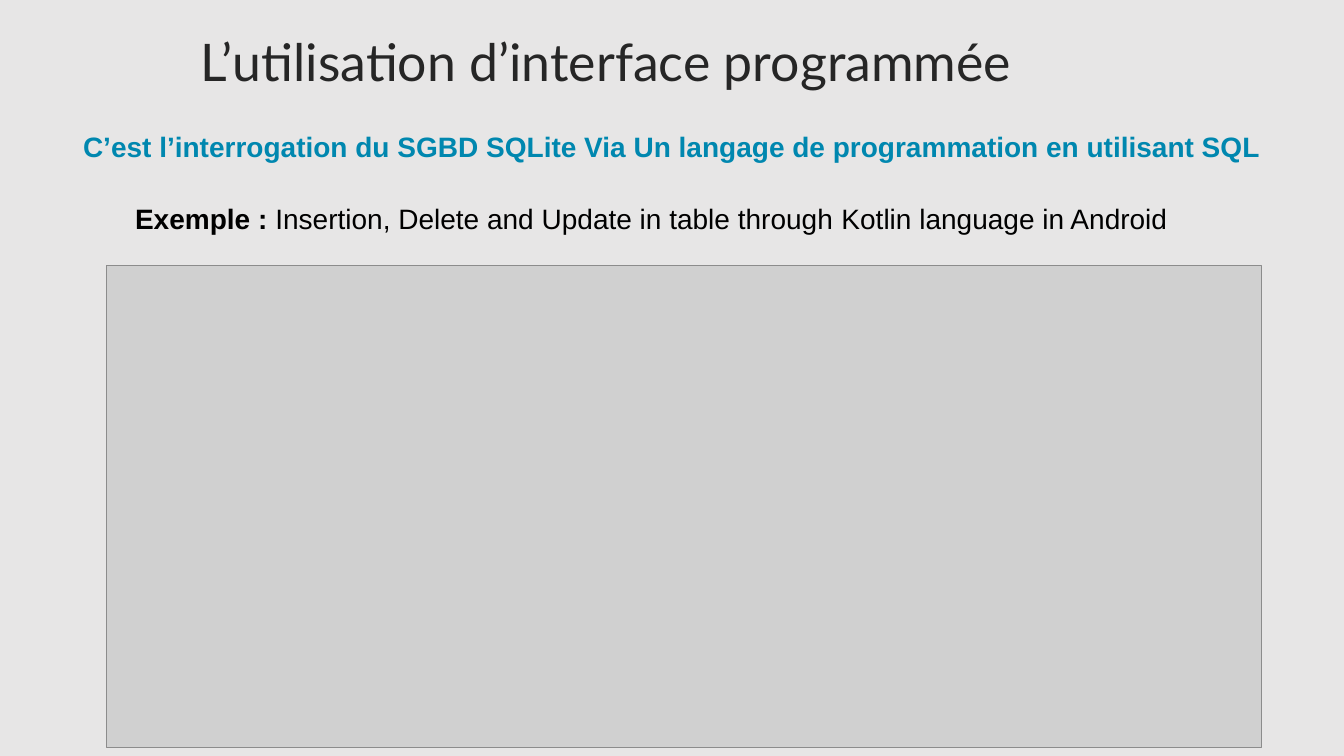
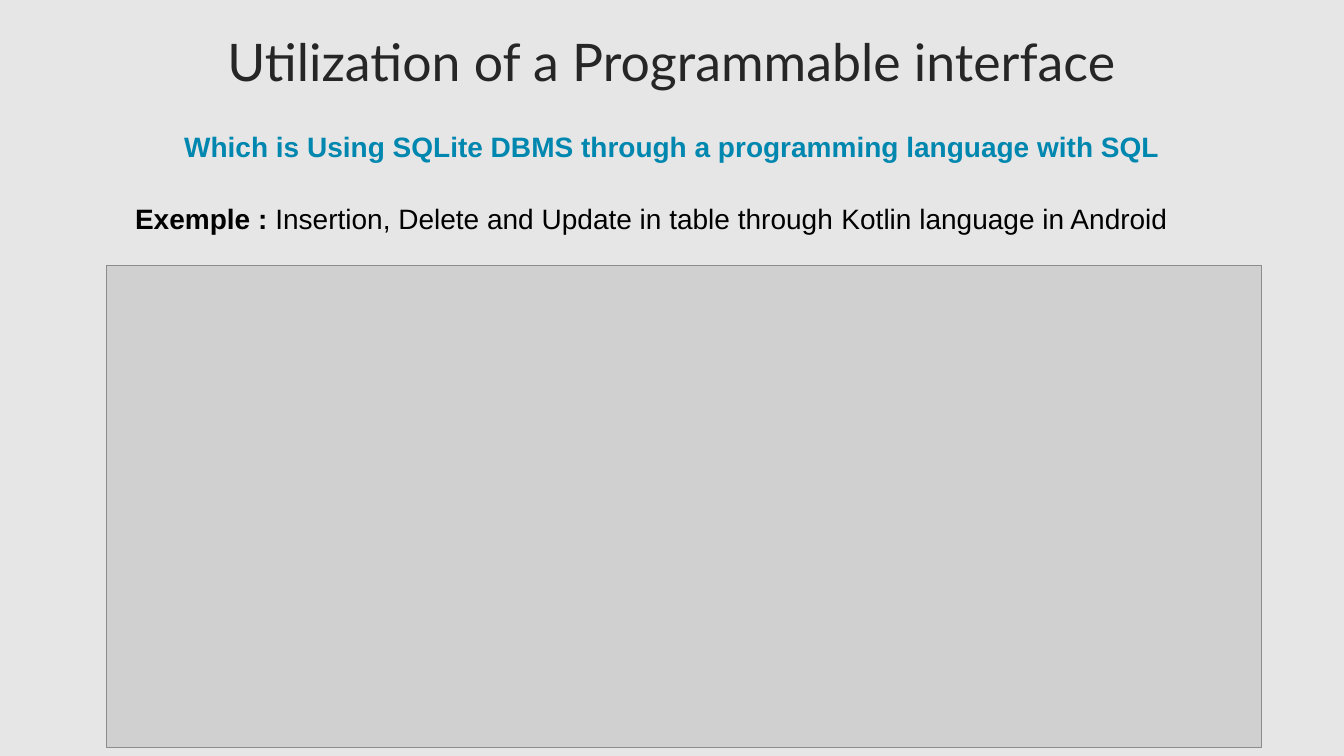
Before and after one commit to lahcenrahlaoui/Wingardium_Leviosaaaa, a slide deck: slide 68 of Presentation-projet-SQLite [Autosaved].pptx. Drawn at 1344x756 pixels with LibreOffice and Linux fonts; fonts in the diff are those of the drawing; grey boxes stand for pictures. Boxes give left, top, right and bottom in pixels: in the first picture for what was removed or moved away, otherwise in the second. Text is boxed around its words. In the diff, an @@ line names an element or a change of style, - is before the commit and + after.

Commit message:
changes 8;57

```diff
--- a/Presentation-projet-SQLite [Autosaved].pptx
+++ b/Presentation-projet-SQLite [Autosaved].pptx
@@ text at box(227, 43, 1115, 90): text changed @@
-L’utilisation d’interface programmée
+Utilization of a Programmable interface
@@ text at box(184, 136, 1159, 162): text changed @@
-C’est l’interrogation du SGBD SQLite Via Un langage de programmation en utilisant SQL
+Which is Using SQLite DBMS through a programming language with SQL
```
Also in this commit, not shown: 1 other slide changed.
